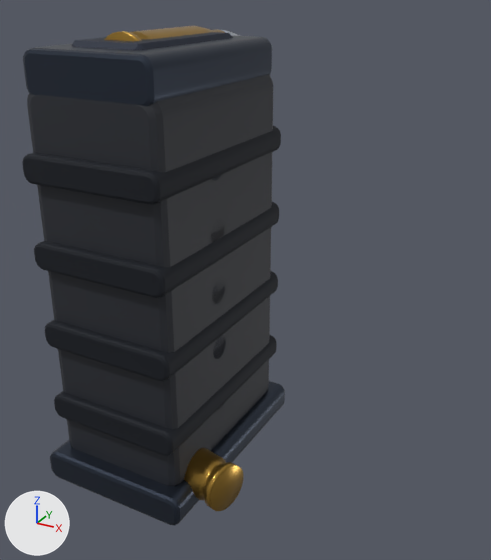
Renders of the glTF model game/assets/weapons/ammo_standard.glb from each side of a commit.
Both versions are drawn from a 50 mm camera at (0.0931, -0.1293, 0.1172) aimed at (0.0211, 0.0016, 0.0517). Arrows for +X, +Y and +Z are at lower left; the lights stay in place. The first picture is the older version. Where no turn or scale is listed for an object, it has been applied to the vertices.

The older version as bpy lines, for what is in view:
```python
me_mesh_0 = bpy.data.meshes.new('Mesh_0')
me_mesh_0.from_pydata(...)  # 264 vertices, 524 faces; spans x -0.017..0.017, y -0.025..0.025, z 0.004..0.098
me_mesh_0.materials.append(mat_polymer)  # black #1c2029
me_mesh_8 = bpy.data.meshes.new('Mesh_8')
me_mesh_8.from_pydata(...)  # 32 vertices, 60 faces; spans x -0.0106..0.0106, y -0.019..0.019, z -0.0061..0.0061
me_mesh_8.materials.append(mat_trim)  # dark blue #1b2436
ob_ammo_standard_lip_cut = bpy.data.objects.new('ammo_standard_lip_cut', me_mesh_8)
ob_ammo_standard_lip_cut.location = (0.0, 0.0, 0.1)
ob_ammo_standard_loose = bpy.data.objects.new('ammo_standard_loose', None)
ob_ammo_standard_loose.parent = ob_ammo_standard
ob_ammo_standard_loose.location = (0.027, -0.018, 0.006)
ob_ammo_standard_loose.rotation_euler = (-1.571, 0.0, 1.35)  # degrees (-90, 0, 77)
ob_ammo_standard_mag = bpy.data.objects.new('ammo_standard_mag', me_mesh_0)
ob_ammo_standard_mag.location = (0.0, 0.0, 0.0)
# also in view: 'ammo_standard_base' at (0.0, 0.0, 0.003); 'ammo_standard_rib1' at (0.0, 0.0, 0.0405); 'ammo_standard_rib0' at (0.0, 0.0, 0.0205); 'ammo_standard_lips' at (0.0, 0.0, 0.1); 'ammo_standard_loose_case' at (0.0084, -0.0146, 0.006)
```
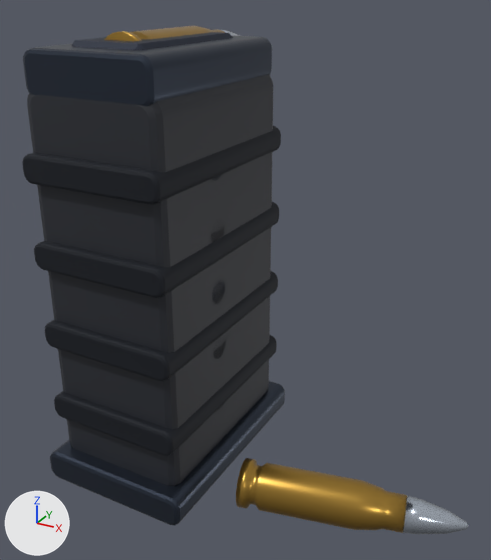
ob_ammo_standard_loose is not drawn itself; it is the parent of ob_ammo_standard_loose_case, ob_ammo_standard_loose_tip.

Edits to the bpy script that builds the scene:
```text
Change ob_ammo_standard_loose:
    ob_ammo_standard_loose.location: (0.027, -0.018, 0.006) -> (0.029, -0.014, 0.0058)
    ob_ammo_standard_loose.rotation_euler: (-1.571, 0.0, 1.35) -> (-1.571, 0.0, -1.35)  # degrees (-90, 0, 77) -> degrees (-90, 0, -77)
```

Boxes [x1, y1, x2, y2] around the edits, measured in the pictures (491 x 560 px):
'ammo_standard_loose_case', moved, turned
    before: [184, 448, 243, 511]
    after: [236, 458, 407, 533]
'ammo_standard_loose_tip', moved, turned (not visible before)
    after: [403, 495, 468, 534]
